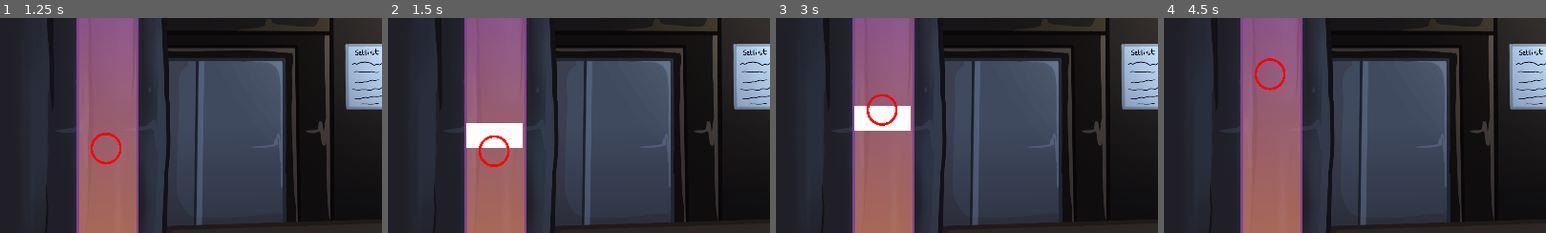
Above: before the commit, frames 1-4 (left to right).
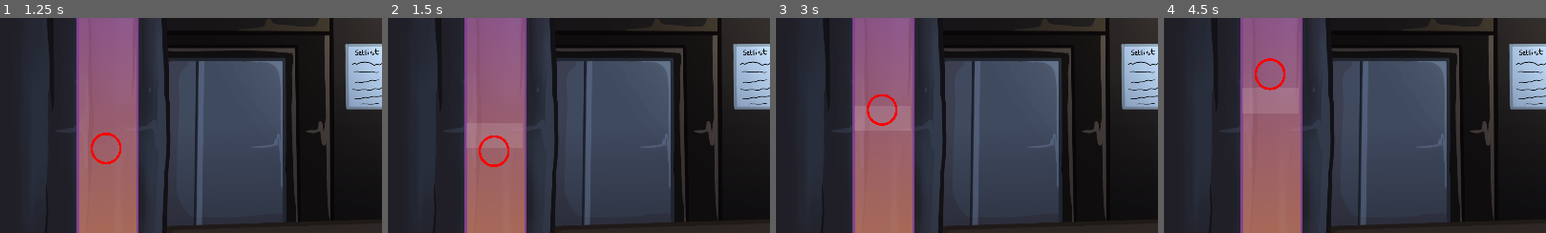
Above: after the commit, the same moments.

Repository: authenticBloodshed/RecklessRoadie
Game: Godot game, scene res://TitleScreen.tscn
The game is run twice, just before and just after one commit, with the same random seed, the same clock (stepped at 60 frames per second) and the same inputs.
Inputs (mouse positions are % of the whole screen's width and height, from its top left):
- Up to frame 1 (1.25 s): click "Start" at 0.5 s
- Up to frame 2 (1.5 s): move the mouse to (72, 45) at 1.27 s; hold Space (Tune) from 1.28 s (still down)
- Up to frame 3 (3 s): click (72, 45) at 1.52 s; move the mouse to (30, 55) at 2.02 s; release Space (Tune) at 2.03 s; tap Space (Tune) at 2.1 s; click (30, 55) at 2.27 s; move the mouse to (60, 28) at 2.77 s; hold Space (Tune) from 2.78 s (still down)
- Up to frame 4 (4.5 s): move the mouse to (45, 70) at 3.52 s; release Space (Tune) at 3.53 s; tap Space (Tune) at 3.6 s; click (45, 70) at 3.77 s; move the mouse to (80, 65) at 4.27 s; hold Space (Tune) from 4.28 s (still down)
The pictures show only the part of the screen within x 0-50%, y 21-71%; the shares and areas given below are measured in that part.

Frame 1 is identical in both runs. In frame 2, 1.6% of the frame differs, in the area x 20-36%, y 48-61%; in frame 3, 1.5%; in frame 4, less than 0.1%.

Commit message:
added fade animation and sound effects

Diff:
--- a/Introduction To Godot/Target.gd
+++ b/Introduction To Godot/Target.gd
@@ -15,8 +15,32 @@
 
 		# Allows the player to jump
 	if Input.is_action_pressed("Tune"):
+		self_modulate.a8 = 10
+		await get_tree().create_timer(0.1).timeout
+		self_modulate.a8 = 30
+		await get_tree().create_timer(0.1).timeout
+		self_modulate.a8 = 60
+		await get_tree().create_timer(0.1).timeout
+		self_modulate.a8 = 100
+		await get_tree().create_timer(0.1).timeout
+		self_modulate.a8 = 150
+		await get_tree().create_timer(0.1).timeout
+		self_modulate.a8 = 200
+		await get_tree().create_timer(0,1).timeout
 		self_modulate.a8 = 255
-		await get_tree(). create_timer(3). timeout
+		await get_tree().create_timer(3).timeout
+		self_modulate.a8 = 200
+		await get_tree().create_timer(0,1).timeout
+		self_modulate.a8 = 150
+		await get_tree().create_timer(0,1).timeout
+		self_modulate.a8 = 100
+		await get_tree().create_timer(0,1).timeout
+		self_modulate.a8 = 60
+		await get_tree().create_timer(0,1).timeout
+		self_modulate.a8 = 30
+		await get_tree().create_timer(0.1).timeout
+		self_modulate.a8 = 10
+		await get_tree().create_timer(0.1).timeout
 		self_modulate.a8 = 0
 
 	#Makes the target bounce against the borders
Not shown, added: Introduction To Godot/117679__kyster__e-open-string.wav.import
Not shown, added: Introduction To Godot/117679__kyster__e-open-string.wav
